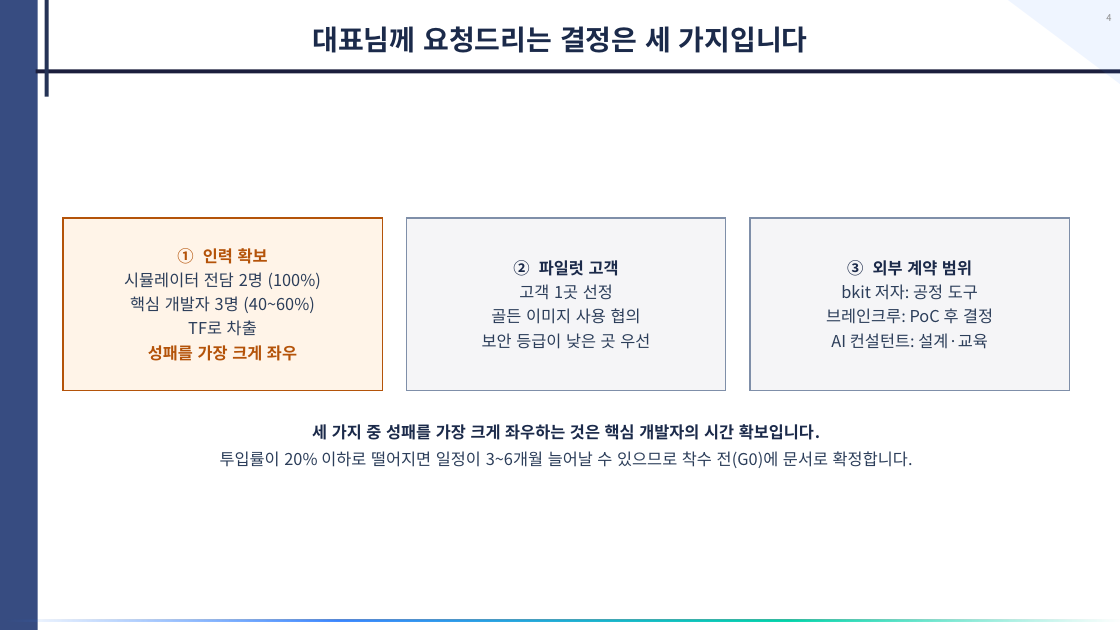
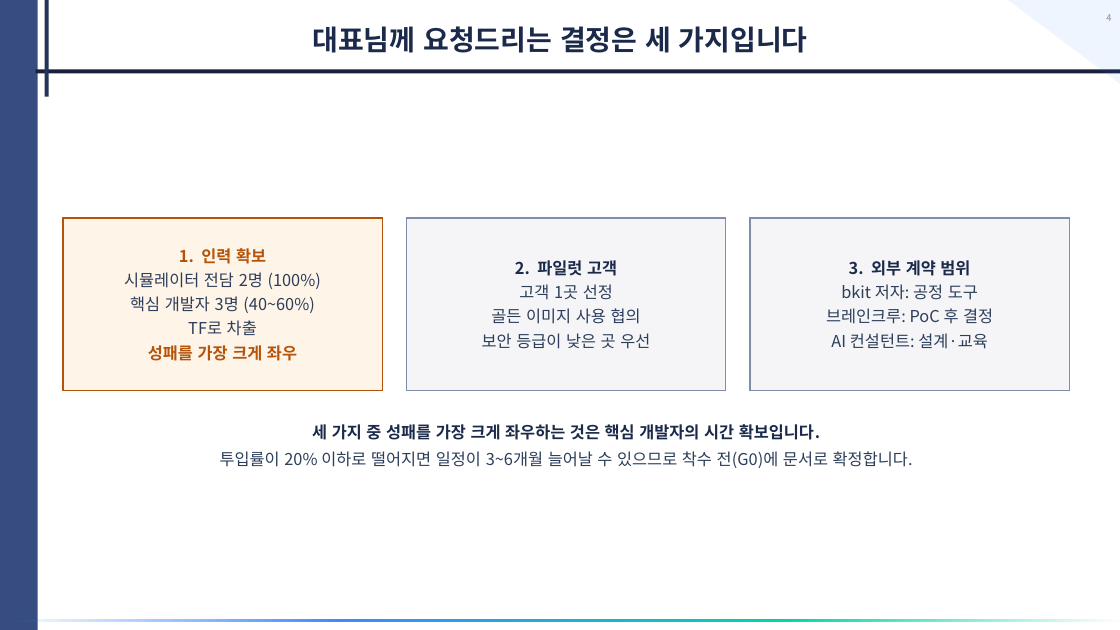
Before and after one commit to donchang07/tmb-2027, a slide deck: slide 4 of deliverables/Intekplus_AI_Upgrade_Proposal.pptx. Drawn at 1120x630 pixels with LibreOffice and Linux fonts; fonts in the diff are those of the drawing. Boxes give left, top, right and bottom in pixels: in the first picture for what was removed or moved away, otherwise in the second. Text is boxed around its words. In the diff, an @@ line names an element or a change of style, - is before the commit and + after.

```diff
--- a/deliverables/Intekplus_AI_Upgrade_Proposal.pptx
+++ b/deliverables/Intekplus_AI_Upgrade_Proposal.pptx
@@ text in rectangle at (x1=179, y1=248, x2=266, y2=264): text changed @@
-① 인력 확보
+1. 인력 확보
@@ text in rectangle at (x1=515, y1=260, x2=617, y2=276): text changed @@
-② 파일럿 고객
+2. 파일럿 고객
@@ text in rectangle at (x1=849, y1=260, x2=970, y2=276): text changed @@
-③ 외부 계약 범위
+3. 외부 계약 범위
```
Also in this commit, not shown: 3 other slides changed, 5 slides added, 2 other files.
